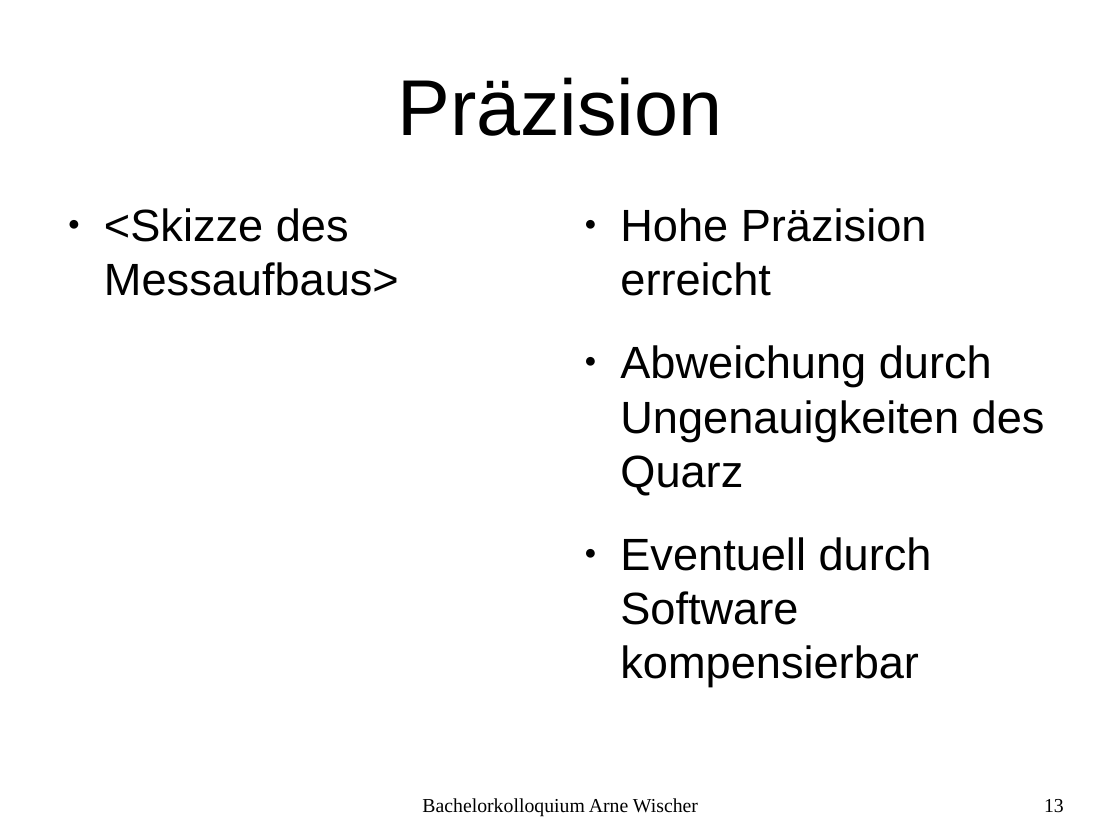
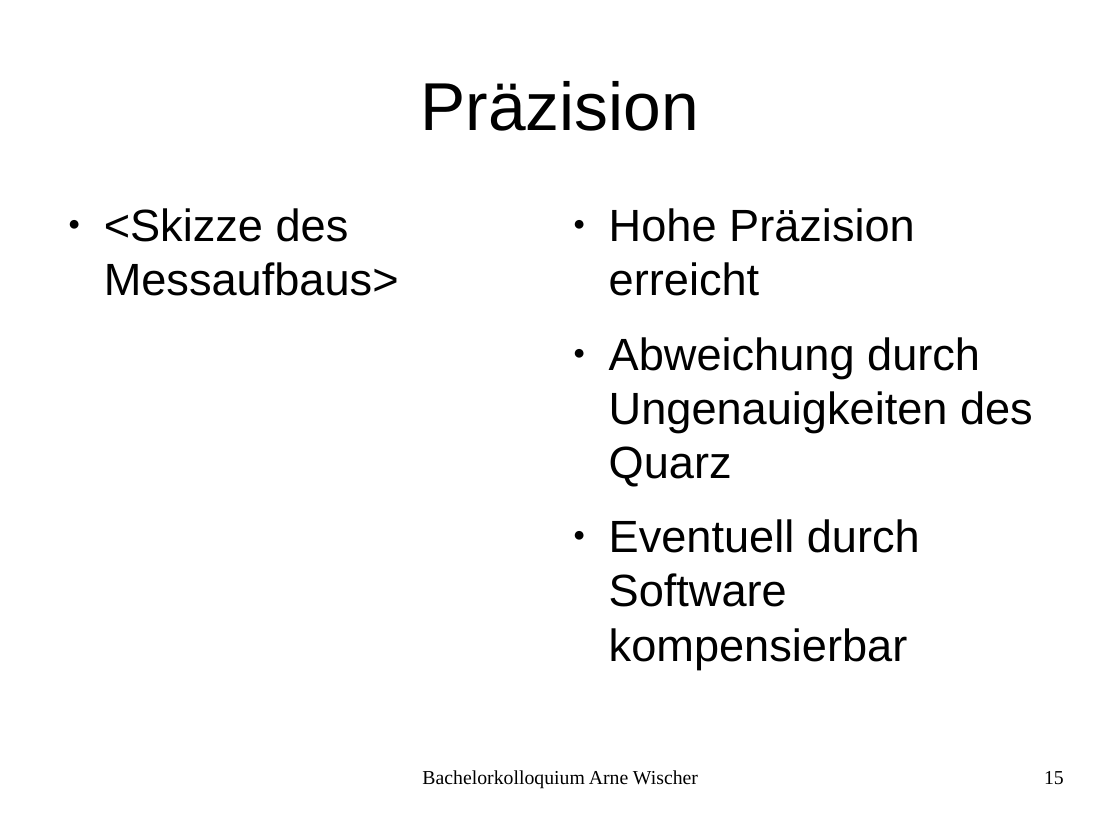
Before and after one commit to fettlaus/Kolloq, a slide deck: slide 15 of Kolloq.odp (slide 13 before the commit). Drawn at 1120x840 pixels with LibreOffice and Linux fonts; fonts in the diff are those of the drawing; background and template pictures are left out. Boxes give left, top, right and bottom in pixels: in the first picture for what was removed or moved away, otherwise in the second. Text is boxed around its words. In the diff, an @@ line names an element or a change of style, - is before the commit and + after.

```diff
--- a/Kolloq.odp
+++ b/Kolloq.odp
@@ title "Präzision" at bbox=[421, 81, 699, 131]: size 56.1 to 48 pt @@
@@ text "Hohe Präzision erreicht": place and size @@
-text "Hohe Präzision erreicht" at bbox=[620, 208, 1045, 687]
+text "Hohe Präzision erreicht" at bbox=[609, 208, 1033, 669]
@@ text "Hohe Präzision erreicht" at bbox=[609, 208, 1033, 669]: less space between paragraphs @@
@@ text "Bachelorkolloquium Arne Wischer": place and size @@
-text "Bachelorkolloquium Arne Wischer" at bbox=[422, 798, 698, 817]
+text "Bachelorkolloquium Arne Wischer" at bbox=[422, 770, 698, 789]
@@ page number added at bbox=[1044, 771, 1064, 785], 14 pt, text #000000 @@
+15
@@ page number removed at bbox=[1044, 799, 1064, 813] @@
-13
```
Also in this commit, not shown: 12 other slides changed, 2 slides added, 1 other file.
